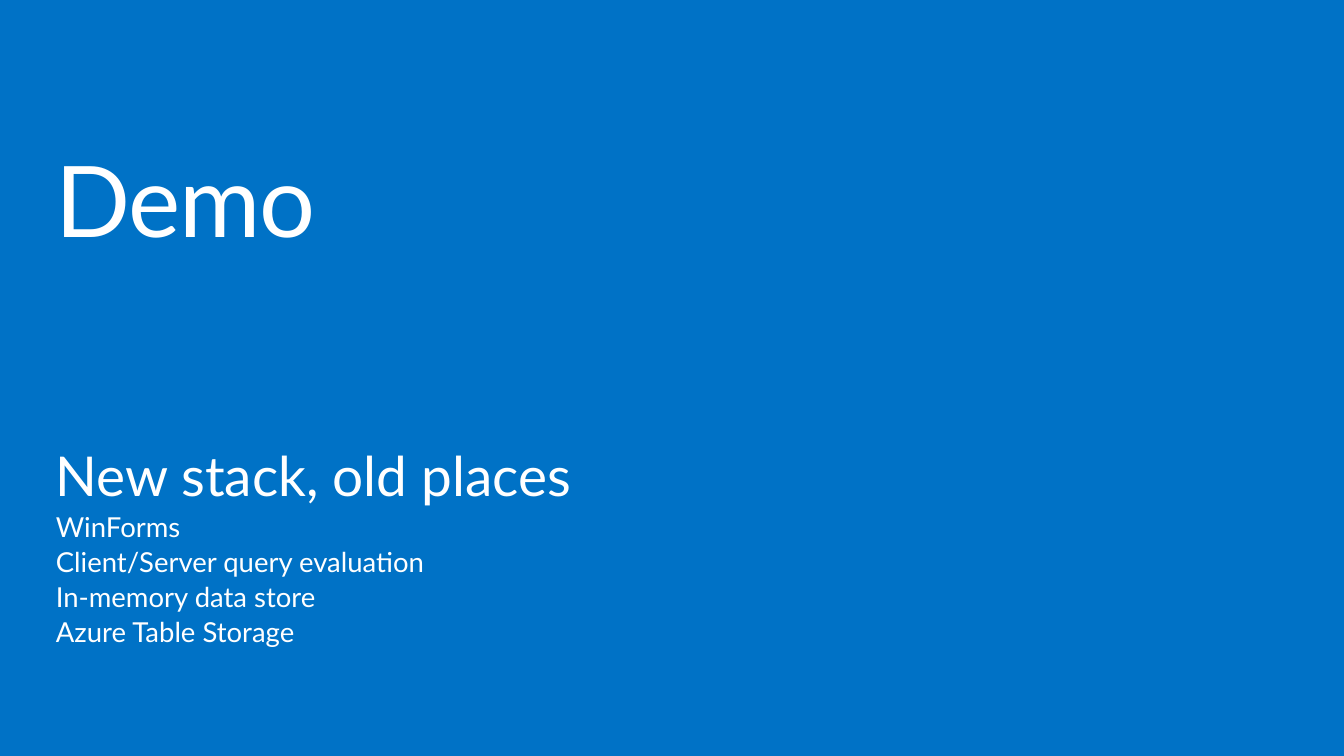
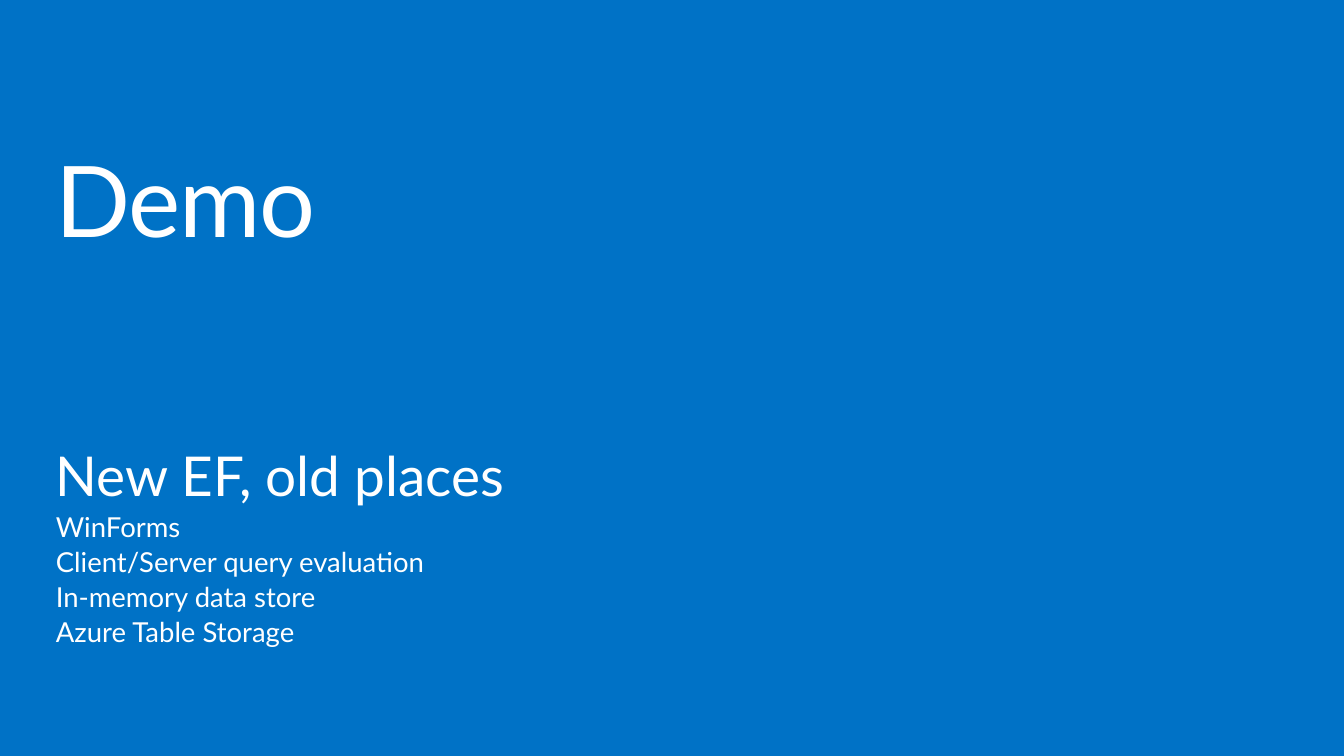
Before and after one commit to rowanmiller/Demo-dotnetConf2014, a slide deck: slide 19 of EntityFramework.pptx. Drawn at 1344x756 pixels with LibreOffice and Linux fonts; fonts in the diff are those of the drawing; background and template pictures are left out. Boxes give left, top, right and bottom in pixels: in the first picture for what was removed or moved away, otherwise in the second. Text is boxed around its words. In the diff, an @@ line names an element or a change of style, - is before the commit and + after.

```diff
--- a/EntityFramework.pptx
+++ b/EntityFramework.pptx
@@ text at [56,455,504,506]: text changed @@
-New stack, old places
+New EF, old places
```
Also in this commit, not shown: 1 other slide changed.
